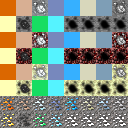
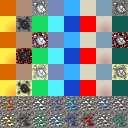
Layers edited between the first and the second (128, 128) image:
painted on "Layer" over (0, 0, 128, 96)
painted on "Ore" over (2, 1, 126, 95)
painted on "Stone Ore" over (65, 114, 126, 126)
